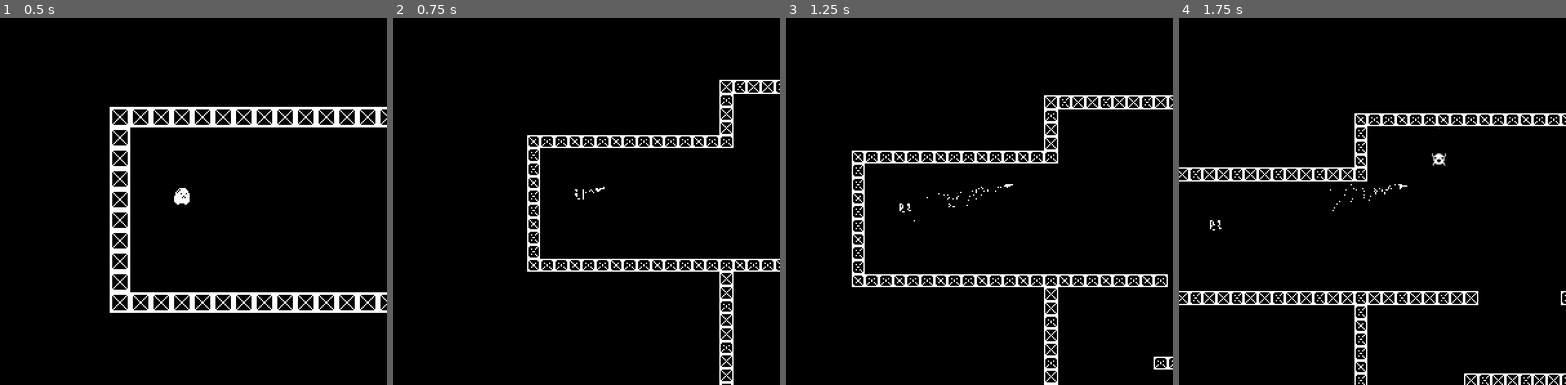
Above: before the commit, frames 1-4 (left to right).
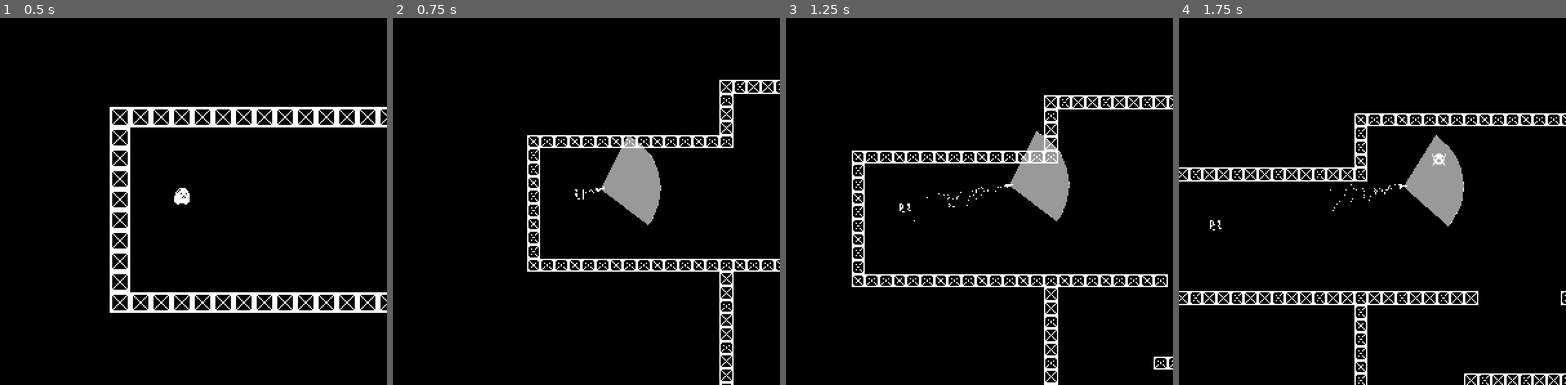
Above: after the commit, the same moments.

Repository: theowiik/PITCH-BLACK
Game: Godot game, scene res://scenes/Game.tscn
Same seed, same stepped clock (60 frames per second), same inputs: the game is played once before the commit and once after it.
Inputs (mouse positions are in pixels of both pictures, inside the frame that each line leads up to):
- Up to frame 1 (0.5 s): no input
- Up to frame 2 (0.75 s): move the mouse to (671, 172) at 0.52 s; hold D (right) from 0.53 s (still down); right-click (671, 172) at 0.6 s
- Up to frame 3 (1.25 s): keep holding D (right)
- Up to frame 4 (1.75 s): move the mouse to (1295, 212) at 1.27 s; release D (right) at 1.28 s; hold S (down) from 1.28 s (still down); click (1295, 212) at 1.35 s

Frame 1 is identical in both runs. In frame 2, 2.2% of the frame differs, in the area x 54-70%, y 32-57%; in frame 3, 2.0%; in frame 4, 2.2%, in the area x 58-74%, y 31-57%.

Commit message:
add radar to rocket

Diff:
--- a/scripts/Enemy.gd
+++ b/scripts/Enemy.gd
@@ -28,7 +28,7 @@
 		emit_signal("indicate_walk", instance)
 		$IndicatorTimer.start()
 
-	if ($NavigationRate.is_stopped()):
+	if $NavigationRate.is_stopped():
 		emit_signal("request_path", global_position, player.global_position, self)
 		$NavigationRate.start()
 
--- a/scripts/Rocket.gd
+++ b/scripts/Rocket.gd
@@ -53,3 +53,19 @@
 
 func _on_Rocket_body_entered(body):
 	explode()
+
+func _draw():
+	draw_circle_arc_poly(Vector2.ZERO, 70, -50, 50, Color(1, 1, 1, 0.6))
+
+# From Godot docs
+func draw_circle_arc_poly(center: Vector2, radius: float, angle_from: float, angle_to: float, color: Color):
+	var nb_points: int = 32
+	var points_arc: PoolVector2Array = PoolVector2Array()
+	points_arc.push_back(center)
+	var colors: PoolColorArray = PoolColorArray([color])
+
+	for i in range(nb_points + 1):
+		var angle_point = angle_from + i * (angle_to - angle_from) / nb_points
+		points_arc.push_back(center + Vector2(cos(deg2rad(angle_point)), sin(deg2rad(angle_point))) * radius)
+
+	draw_polygon(points_arc, colors)
